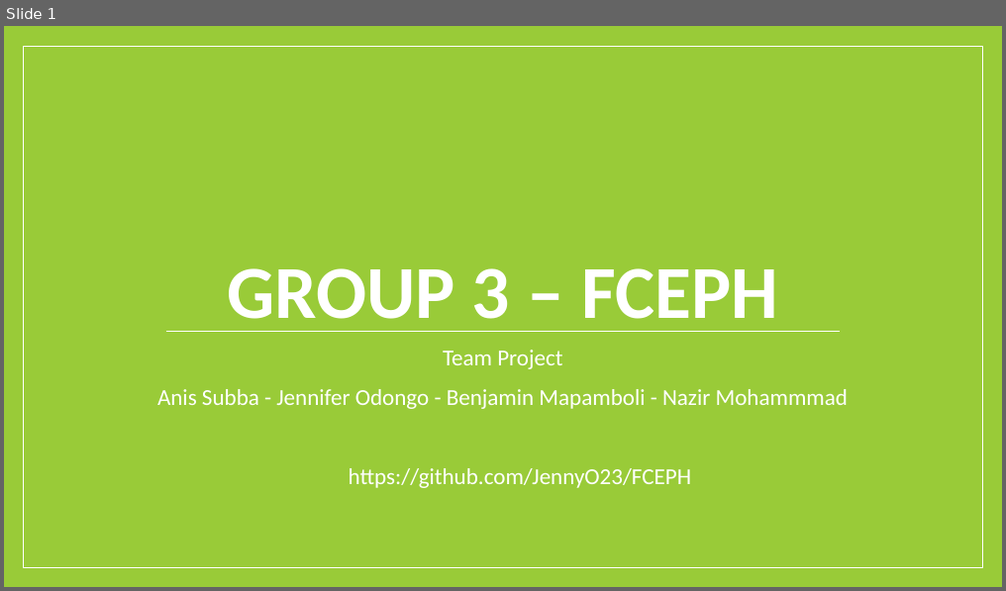
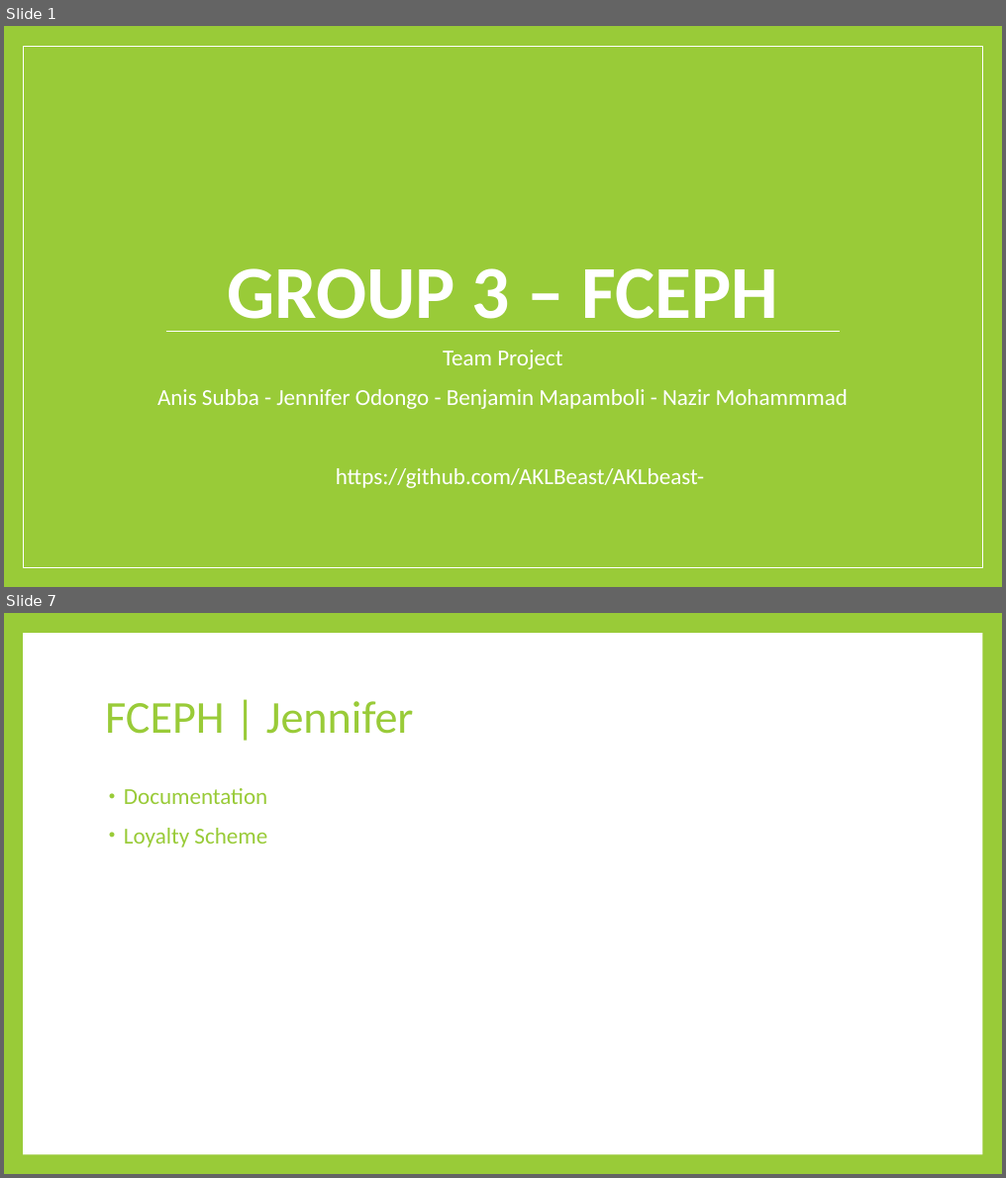
Before and after one commit to AKLBeast/AKLbeast-, a slide deck: Documentation/Group 3 -FCEPH Final.pptx. Shown one above the other, each under a label of ours: slide 1 before the commit, slides 1 and 7 after it; the slides between them are not shown. The pictures are 1006x591 and 1006x1178 pixels, drawn with LibreOffice and Linux fonts; fonts in the diff are those of the drawing. Boxes give left, top, right and bottom in pixels: in the first picture for what was removed or moved away, otherwise in the second. Text is boxed around its words. In the diff, an @@ line names an element or a change of style, - is before the commit and + after.

```diff
--- a/Documentation/Group 3 -FCEPH Final.pptx
+++ b/Documentation/Group 3 -FCEPH Final.pptx
@@ slide 7 added at (x1=4, y1=613, x2=1002, y2=1174), background #99CB38 @@
@@ rectangle added at (x1=23, y1=633, x2=982, y2=1155), fill #FFFFFF @@
@@ title added at (x1=105, y1=701, x2=414, y2=734), 44 pt, text #99CB38 @@
+FCEPH | Jennifer
@@ text added at (x1=124, y1=788, x2=267, y2=848), 22 pt, text #99CB38 @@
+• Documentation
+• Loyalty Scheme
@@ slide 1 changed as well @@
@@ text at (x1=336, y1=469, x2=704, y2=488): text changed @@
-https://github.com/JennyO23/FCEPH
+https://github.com/AKLBeast/AKLbeast-
```
Also in this commit, not shown: 11 other slides added, 4 slides removed.
